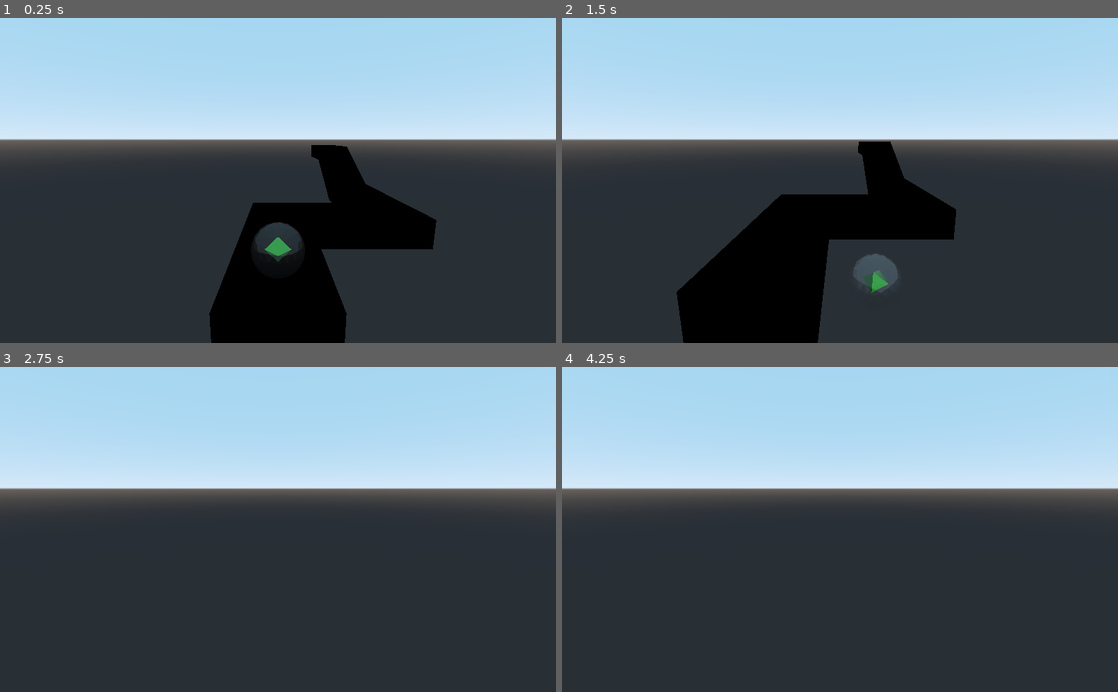
Above: before the commit, frames 1-4 (two rows, left to right).
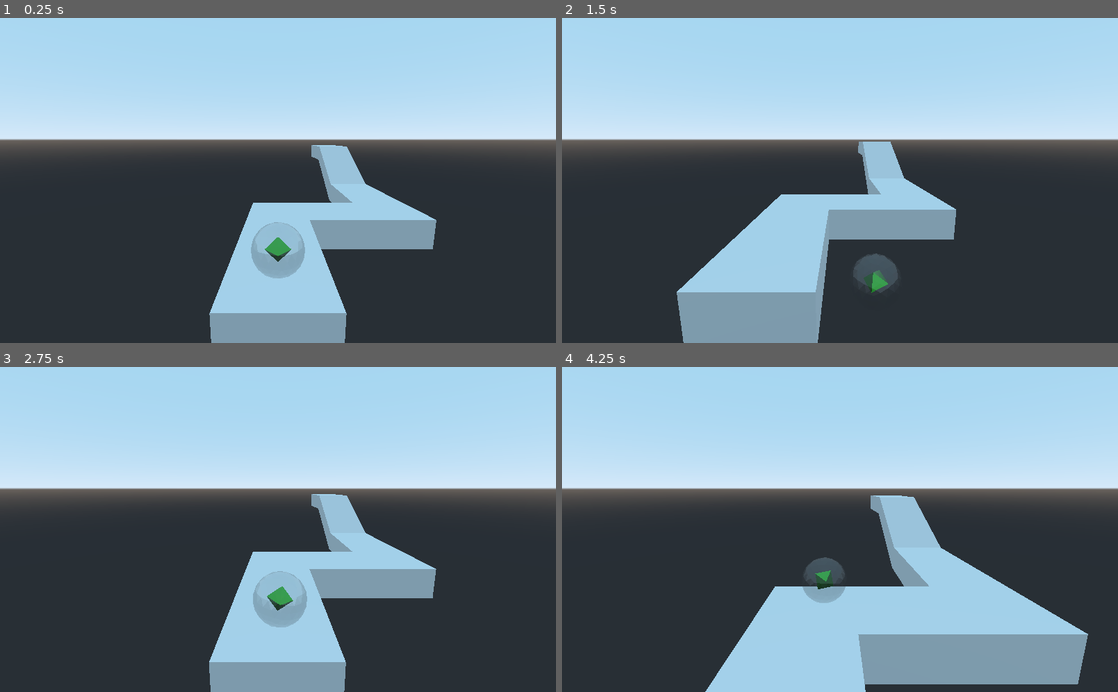
Above: after the commit, the same moments.

Repository: Theo-Fafet/mix-and-game-jam-2020
Game: Godot game, scene res://ExampleScene.tscn
The game is run twice, just before and just after one commit, with the same random seed, the same clock (stepped at 60 frames per second) and the same inputs.
Inputs:
- Up to frame 1 (0.25 s): no input
- Up to frame 2 (1.5 s): tap Enter at 0.5 s; hold Right (ui_right) 0.53-1.28 s; hold Down (ui_down) from 1.28 s (still down)
- Up to frame 3 (2.75 s): release Down (ui_down) at 2.03 s; hold Right (ui_right) from 2.03 s (still down)
- Up to frame 4 (4.25 s): release Right (ui_right) at 2.78 s; hold Up (ui_up) 2.78-3.53 s; hold Left (ui_left) from 3.53 s (still down)

The runs differ from the first frame. In frame 1, 12% of the frame differs, in the area x 37-79%, y 39-100%; in frame 2, 14%; in frame 3, 12%; in frame 4, 22%, in the area x 25-95%, y 39-100%.

Commit message:
death_plane

Diff:
--- a/3D/Ball/Nodes/Ball.tscn
+++ b/3D/Ball/Nodes/Ball.tscn
@@ -1,17 +1,16 @@
 [gd_scene load_steps=7 format=2]
 
-[ext_resource path="res://3D/Ball/Obj/Ball.obj" type="ArrayMesh" id=1]
-[ext_resource path="res://3D/Ball/Materials/Core.material" type="Material" id=2]
-[ext_resource path="res://Scripts/BallController.gd" type="Script" id=3]
-[ext_resource path="res://Scripts/FollowCamera.gd" type="Script" id=4]
-[ext_resource path="res://3D/Ball/Materials/Ball.material" type="Material" id=5]
-
+[ext_resource path="res://Scripts/BallController.gd" type="Script" id=1]
+[ext_resource path="res://3D/Ball/Obj/Ball.obj" type="ArrayMesh" id=2]
+[ext_resource path="res://3D/Ball/Materials/Core.material" type="Material" id=3]
+[ext_resource path="res://3D/Ball/Materials/Ball.material" type="Material" id=4]
+[ext_resource path="res://Scripts/FollowCamera.gd" type="Script" id=5]
 
 [sub_resource type="SphereShape" id=1]
 radius = 0.25
 
 [node name="Ball" type="Spatial"]
-script = ExtResource( 3 )
+script = ExtResource( 1 )
 __meta__ = {
 "_edit_group_": true
 }
--- a/3D/Levels/Example/ExampleLevel.tscn
+++ b/3D/Levels/Example/ExampleLevel.tscn
@@ -1,11 +1,6 @@
-[gd_scene load_steps=4 format=2]
+[gd_scene load_steps=3 format=2]
 
-[ext_resource path="res://3D/Levels/WeirdMaterial.tres" type="Material" id=1]
-[ext_resource path="res://3D/Levels/Example/ExampleLevel.obj" type="ArrayMesh" id=2]
-
-
-
-
+[ext_resource path="res://3D/Levels/Example/ExampleLevel.obj" type="ArrayMesh" id=1]
 
 [sub_resource type="ConcavePolygonShape" id=1]
 data = PoolVector3Array( 0.5, 0, -0.5, 0.5, 0, 1.5, -0.5, 0, -0.5, -0.5, 0, -0.5, 0.5, 0, 1.5, -0.5, 0, 1.5, -2.5, 1, 6 …(3539 unchanged characters)…
@@ -13,8 +8,8 @@
 [node name="Spatial" type="Spatial"]
 
 [node name="MeshInstance" type="MeshInstance" parent="."]
-mesh = ExtResource( 2 )
-material/0 = ExtResource( 1 )
+mesh = ExtResource( 1 )
+material/0 = null
 
 [node name="StaticBody" type="StaticBody" parent="MeshInstance"]
 
--- a/ExampleScene.tscn
+++ b/ExampleScene.tscn
@@ -1,11 +1,20 @@
-[gd_scene load_steps=3 format=2]
+[gd_scene load_steps=4 format=2]
 
-[ext_resource path="res://3D/Ball/Nodes/Ball.tscn" type="PackedScene" id=1]
-[ext_resource path="res://3D/Levels/Example/ExampleLevel.tscn" type="PackedScene" id=2]
+[ext_resource path="res://3D/Levels/Example/ExampleLevel.tscn" type="PackedScene" id=1]
+[ext_resource path="res://3D/Ball/Nodes/Ball.tscn" type="PackedScene" id=2]
+
+[sub_resource type="BoxShape" id=1]
 
 [node name="ExampleScene" type="Spatial"]
 
-[node name="Spatial" parent="." instance=ExtResource( 2 )]
+[node name="Spatial" parent="." instance=ExtResource( 1 )]
 
-[node name="Ball" parent="Spatial" instance=ExtResource( 1 )]
+[node name="Ball" parent="Spatial" instance=ExtResource( 2 )]
 transform = Transform( 1, 0, 0, 0, 1, 0, 0, 0, 1, 0, 0.25, 0 )
+
+[node name="DeathPlane" type="Area" parent="."]
+transform = Transform( 100, 0, 0, 0, 1, 0, 0, 0, 100, 0, -10, 10 )
+
+[node name="CollisionShape" type="CollisionShape" parent="DeathPlane"]
+shape = SubResource( 1 )
+[connection signal="body_entered" from="DeathPlane" to="Spatial/Ball" method="_on_Area_body_entered"]
--- a/Scripts/BallController.gd
+++ b/Scripts/BallController.gd
@@ -5,6 +5,11 @@
 
 onready var rb: RigidBody = $"BallRB"
 onready var core: MeshInstance = $"BallRB/BallMesh/CoreMesh"
+
+var _initial_position
+
+func _ready():
+	_initial_position = get_global_transform().origin
 
 func get_torque() -> Vector3:
 	var right = Input.get_action_strength("ui_right")
@@ -18,3 +23,9 @@
 
 func _physics_process(delta) -> void:
 	rb.add_torque(get_torque())
+
+
+func _on_Area_body_entered(body):
+	print("Reseting due to death")
+	get_tree().reload_current_scene()
+	pass # Replace with function body.
Not shown: 1 places in 3D/Ball/Nodes/Ball.tscn that only renumber resources
Not shown, changed: 3D/Ball/Obj/Ball.obj.import
Not shown, changed: 3D/Levels/Example/ExampleLevel.obj.import
